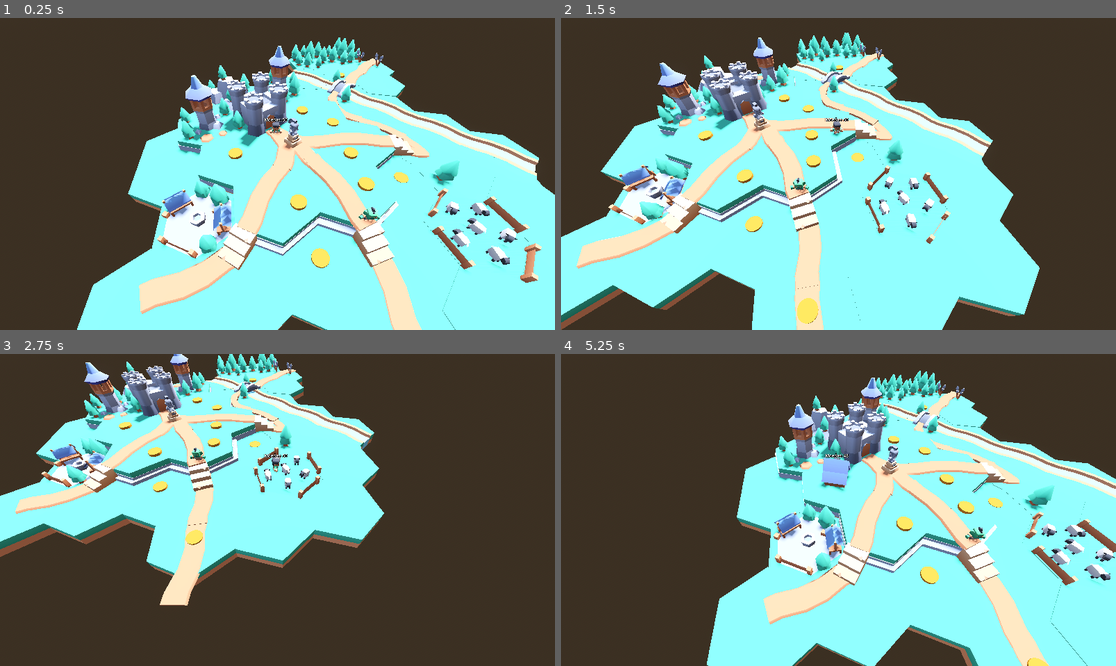
Above: before the commit, frames 1-4 (two rows, left to right).
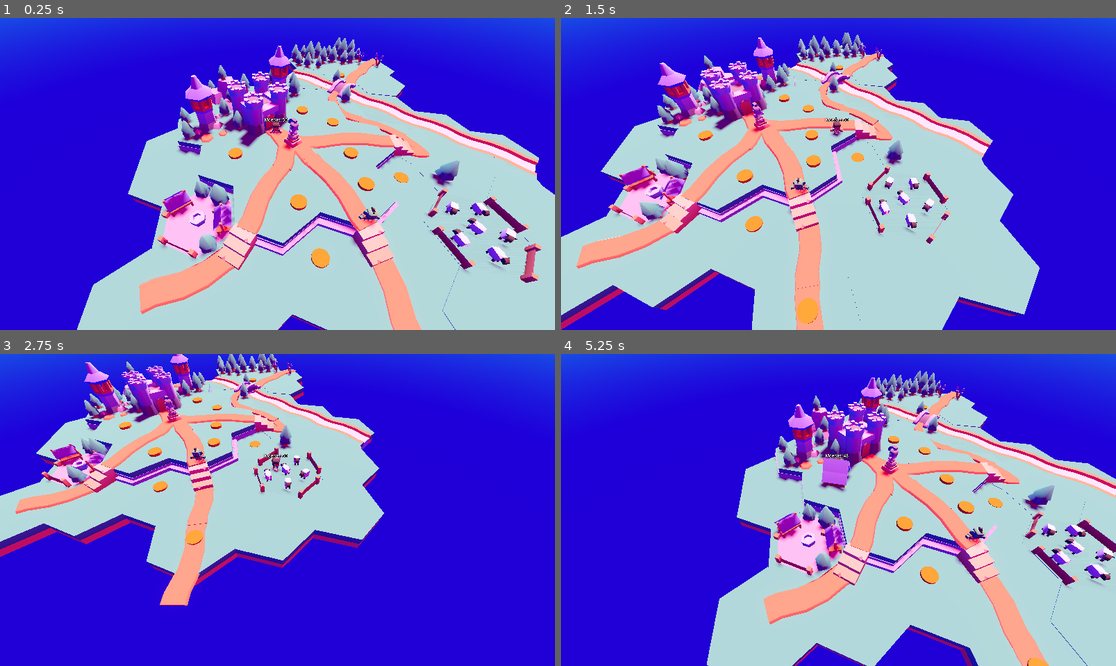
Above: after the commit, the same moments.

Repository: LucasSckenal/pi-4
Game: Godot game, scene res://world.tscn
The game is run twice, just before and just after one commit, with the same random seed, the same clock (stepped at 60 frames per second) and the same inputs.
Inputs:
- Up to frame 1 (0.25 s): no input
- Up to frame 2 (1.5 s): tap Enter (ui_accept) at 0.5, 0.77 s; hold Right (ui_right) 0.53-1.28 s; tap E (interact) at 0.6 s; hold Down (ui_down) from 1.28 s (still down); tap T (passar_onda) at 1.35 s
- Up to frame 3 (2.75 s): tap Enter (ui_accept) at 1.52 s; release Down (ui_down) at 2.03 s; hold Right (ui_right) from 2.03 s (still down); tap E (interact) at 2.1 s
- Up to frame 4 (5.25 s): tap Enter (ui_accept) at 2.75, 3.02, 3.77, 4.52 s; release Right (ui_right) at 2.78 s; hold Up (ui_up) 2.78-3.53 s; tap T (passar_onda) at 2.85, 4.35 s; hold Left (ui_left) 3.53-5.03 s; tap E (interact) at 3.6, 5.1 s; hold Down (ui_down) from 5.03 s (still down)

The runs differ from the first frame. In frame 1, 99% of the frame differs, in the area x 0-100%, y 0-100%; in frame 2, 99%; in frame 3, 99%; in frame 4, 99%.

Commit message:
style: improve sky and light colors in world.tscn for warmer visuals

Diff:
--- a/world.tscn
+++ b/world.tscn
@@ -28,8 +28,11 @@
 [ext_resource type="PackedScene" uid="uid://det7oyq61ct6y" path="res://build_slot.tscn" id="27_4h6ng"]
 
 [sub_resource type="ProceduralSkyMaterial" id="ProceduralSkyMaterial_il2jm"]
-sky_horizon_color = Color(0.66224277, 0.6717428, 0.6867428, 1)
-ground_horizon_color = Color(0.66224277, 0.6717428, 0.6867428, 1)
+sky_top_color = Color(0.81710947, 0.01682627, 0.3807821, 1)
+sky_horizon_color = Color(0.23483449, 0.00023430049, 0.69736916, 1)
+ground_bottom_color = Color(0.1263088, 0, 0.72530735, 1)
+ground_horizon_color = Color(0.060327195, 0.7809794, 0.9999998, 1)
+ground_curve = 0.08574214
 
 [sub_resource type="Sky" id="Sky_wjb0r"]
 sky_material = SubResource("ProceduralSkyMaterial_il2jm")
@@ -37,6 +40,7 @@
 [sub_resource type="Environment" id="Environment_mc2jv"]
 background_mode = 2
 sky = SubResource("Sky_wjb0r")
+sky_rotation = Vector3(0, 3.1415927, 0)
 tonemap_mode = 2
 glow_enabled = true
 
@@ -49,6 +53,7 @@
 
 [node name="DirectionalLight3D" type="DirectionalLight3D" parent="." unique_id=276591259]
 transform = Transform3D(-0.8660254, -0.43301278, 0.25, 0, 0.49999997, 0.86602545, -0.50000006, 0.75, -0.43301266, 0, 0, 0)
+light_color = Color(1, 1, 0.6509804, 1)
 shadow_enabled = true
 
 [node name="WorldEnvironment" type="WorldEnvironment" parent="." unique_id=1332481536]
